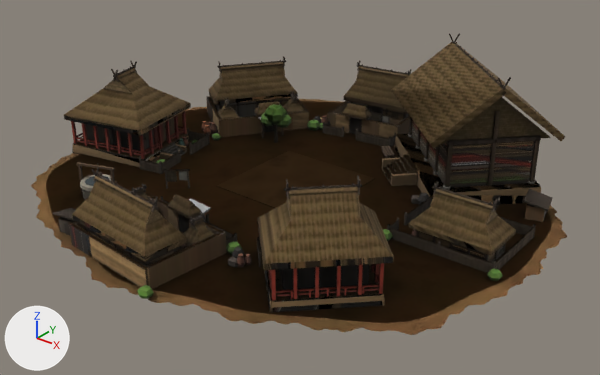
A saved change to the glTF model src/assets/map/towns/bronze-town-small-a-sinic.glb.
Before and after are seen from a 50 mm camera at (3.53, -4.37, 2.71) aimed at (0.14, -0.14, 0.08). The axes (+X, +Y, +Z) are drawn at lower left. The lights are the same throughout. The first picture is the older version. Where no turn or scale is listed for an object, it has been applied to the vertices. Vertices at exactly the same position are counted once.
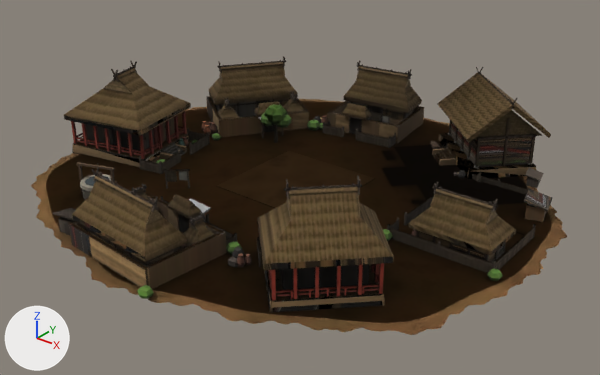
Location of each change, [x1, y1, x2, y2] in pixels of the pictures (600 x 375 px; the box of a moved part takes in the faces that stretch with it):
'Mesh_0', reshaped (8% shorter): before [31, 33, 567, 335]; after [31, 56, 567, 335]
'Mesh_2', reshaped: before [64, 91, 534, 270]; after [64, 96, 532, 270]
part 1 of me_mesh_0, moved or reshaped: before [395, 134, 540, 198]; after [442, 133, 536, 175]
part 2 of me_mesh_0, moved or reshaped: before [409, 117, 413, 135]; after [449, 120, 452, 134]
part 3 of me_mesh_0, moved or reshaped: before [417, 128, 421, 147]; after [455, 127, 458, 142]
part 4 of me_mesh_0, moved or reshaped: before [425, 141, 430, 159]; after [461, 134, 464, 150]
part 5 of me_mesh_0, moved or reshaped: before [434, 144, 440, 173]; after [468, 141, 471, 158]
part 6 of me_mesh_0, moved or reshaped: before [444, 140, 453, 187]; after [475, 140, 481, 167]
part 7 of me_mesh_0, moved or reshaped: before [530, 136, 540, 182]; after [529, 134, 535, 163]
part 8 of me_mesh_0, moved or reshaped: before [487, 111, 500, 186]; after [502, 118, 511, 166]
part 9 of me_mesh_0, moved or reshaped: before [381, 33, 565, 235]; after [430, 67, 551, 194]
part 10 of me_mesh_1, moved or reshaped: before [394, 133, 541, 205]; after [438, 133, 536, 179]
part 11 of me_mesh_1, moved or reshaped: before [206, 96, 410, 137]; after [206, 96, 424, 144]
part 12 of me_mesh_2, moved or reshaped: before [412, 121, 534, 188]; after [451, 122, 532, 167]

Diff of the bpy script that builds the scene:
```diff
--- a/src/assets/map/towns/bronze-town-small-a-sinic.glb.py
+++ b/src/assets/map/towns/bronze-town-small-a-sinic.glb.py
@@ me_mesh_0 @@
 # used by ob_mesh_0; location = (-1.98, 1.856, 0.0)
-me_mesh_0.from_pydata(...)  # 7963 vertices, 13083 faces; spans x 0.0..3.98, y -3.71..0.0, z 0.0..0.97
+me_mesh_0.from_pydata(...)  # 7963 vertices, 13083 faces; spans x 0.0..3.98, y -3.71..0.0, z 0.0..0.72
+# me_mesh_0 part 1: the loose piece of 24 vertices spanning x 2.18..3.54, y -1.6..-0.26, z 0.02..0.15 is scaled about its middle by 0.682, then moved by (0.0, 0.37, -0.03)
+# me_mesh_0 part 2: the loose piece of 8 vertices spanning x 2.3..2.34, y -0.82..-0.78, z 0.15..0.51 is scaled about its middle by (0.68, 0.686, 0.682), then moved by (0.17, 0.33, -0.1)
+# me_mesh_0 part 3: the loose piece of 8 vertices spanning x 2.47..2.51, y -0.99..-0.94, z 0.15..0.51 is scaled about its middle by (0.686, 0.686, 0.682), then moved by (0.12, 0.39, -0.1)
+# me_mesh_0 part 4: the loose piece of 8 vertices spanning x 2.65..2.69, y -1.15..-1.11, z 0.15..0.51 is scaled about its middle by (0.684, 0.686, 0.682), then moved by (0.06, 0.44, -0.1)
+# me_mesh_0 part 5: the loose piece of 8 vertices spanning x 2.82..2.86, y -1.32..-1.27, z 0.15..0.51 is scaled about its middle by (0.678, 0.686, 0.682), then moved by (0.01, 0.49, -0.1)
+# me_mesh_0 part 6: the loose piece of 8 vertices spanning x 3.0..3.04, y -1.48..-1.44, z 0.15..0.51 is scaled about its middle by (0.68, 0.684, 0.682), then moved by (-0.05, 0.54, -0.1)
+# me_mesh_0 part 7: the loose piece of 8 vertices spanning x 3.43..3.47, y -1.03..-0.99, z 0.15..0.51 is scaled about its middle by (0.68, 0.684, 0.682), then moved by (-0.19, 0.4, -0.1)
+# me_mesh_0 part 8: the loose piece of 8 vertices spanning x 3.21..3.25, y -1.26..-1.21, z 0.15..0.71 is scaled about its middle by (0.686, 0.684, 0.682), then moved by (-0.12, 0.47, -0.14)
+# me_mesh_0 part 9: 1461 of 7963 vertices moved; they spanned x 2.14..3.72, y -1.66..-0.15, z 0.03..0.97 and now span x 2.37..3.44, y -1.06..-0.04, z 0.02..0.66; mean shift (0.0, 0.38, -0.1); largest move (3.09, -0.51, 0.03) -> (2.47, -0.15, 0.03)
+# other edits to the shape of me_mesh_0 do not show in these pictures
 me_mesh_0.materials.append(mat_town)
@@ me_mesh_1 @@
 # used by ob_mesh_1; location = (-1.98, 1.856, 0.0)
-me_mesh_1.from_pydata(...)  # 1726 vertices, 2760 faces; spans x 0.0..3.98, y -3.71..0.0, z 0.0..0.97
+me_mesh_1.from_pydata(...)  # 1726 vertices, 2760 faces; spans x 0.0..3.98, y -3.71..0.0, z 0.0..0.68
+# me_mesh_1 part 10: the loose piece of 8 vertices spanning x 2.18..3.54, y -1.6..-0.25, z 0.02..0.15 is scaled about its middle by 0.682, then moved by (0.0, 0.37, -0.03)
+# me_mesh_1 part 11: 214 of 1726 vertices moved; they spanned x 0.46..3.72, y -1.57..-0.15, z 0.03..0.32 and now span x 0.46..3.44, y -1.57..-0.11, z 0.02..0.22; mean shift (0.03, 0.28, -0.04); largest move (0.9, -0.6, 0.18) -> (0.92, -1.57, 0.03)
+# other edits to the shape of me_mesh_1 do not show in these pictures
 me_mesh_1.materials.append(mat_town)
@@ me_mesh_2 @@
 # used by ob_mesh_2; location = (-1.98, 1.856, 0.0)
-me_mesh_2.from_pydata(...)  # 372 vertices, 574 faces; spans x 0.0..3.98, y -3.71..0.0, z 0.01..0.9
+me_mesh_2.from_pydata(...)  # 372 vertices, 574 faces; spans x 0.0..3.98, y -3.71..0.0, z 0.01..0.66
+# me_mesh_2 part 12: the loose piece of 8 vertices spanning x 2.32..3.45, y -1.46..-0.35, z 0.15..0.47 is scaled about its middle by 0.682, then moved by (-0.01, 0.37, -0.1)
+# other edits to the shape of me_mesh_2 do not show in these pictures
 me_mesh_2.materials.append(mat_town)
```
